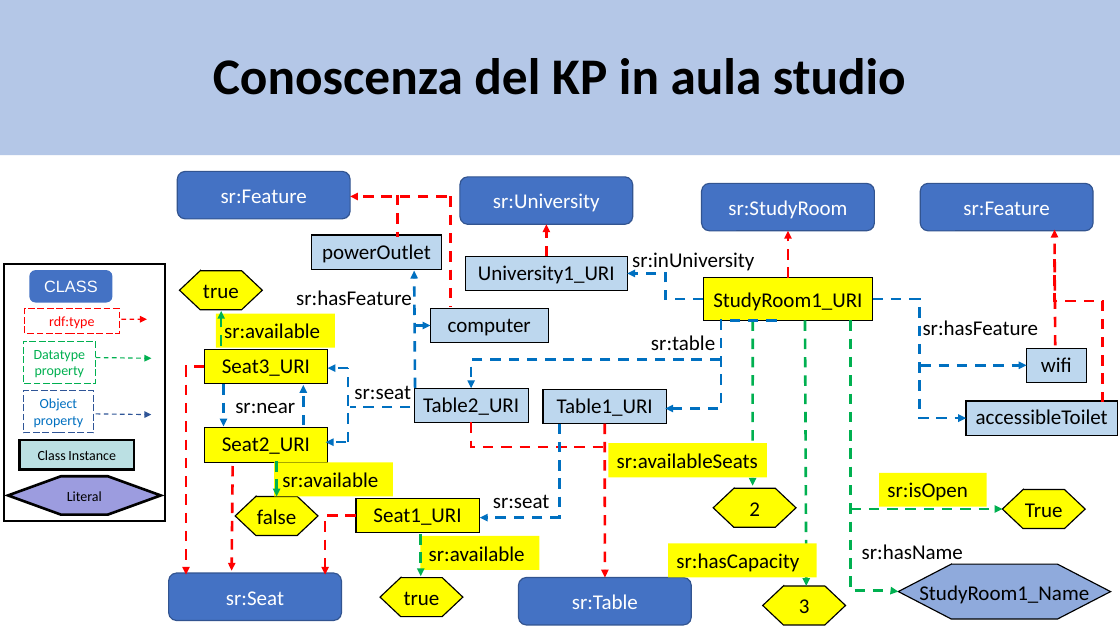
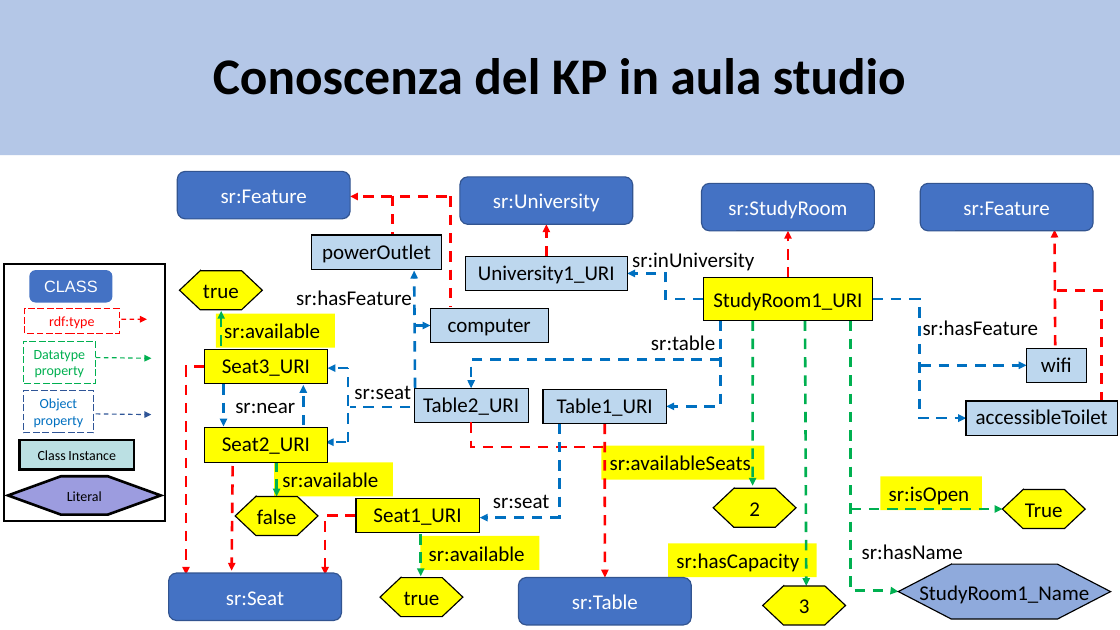
Before and after one commit to matte21/CalcM, a slide deck: slide 15 of ontologia.pptx (slide 14 before the commit). Drawn at 1120x630 pixels with LibreOffice and Linux fonts; fonts in the diff are those of the drawing. Boxes give left, top, right and bottom in pixels: in the first picture for what was removed or moved away, otherwise in the second. Text is boxed around its words. In the diff, an @@ line names an element or a change of style, - is before the commit and + after.

```diff
--- a/ontologia.pptx
+++ b/ontologia.pptx
@@ line moved from (397, 195) - (397, 237) to (393, 196) - (393, 238) @@
@@ elbow line moved from (1103, 402) - (1054, 259) to (1102, 402) - (1054, 291) @@
@@ elbow arrow moved from (777, 320) - (665, 408) to (720, 320) - (666, 407) @@
@@ rectangle "sr:availableSeats": place and size @@
-rectangle "sr:availableSeats" at [608, 444, 767, 478]
+rectangle "sr:availableSeats" at [602, 446, 765, 480]
@@ rectangle "sr:isOpen": place and size @@
-rectangle "sr:isOpen" at [880, 473, 987, 507]
+rectangle "sr:isOpen" at [881, 476, 982, 510]
```
Also in this commit, not shown: 7 other slides changed, 1 slide added.
